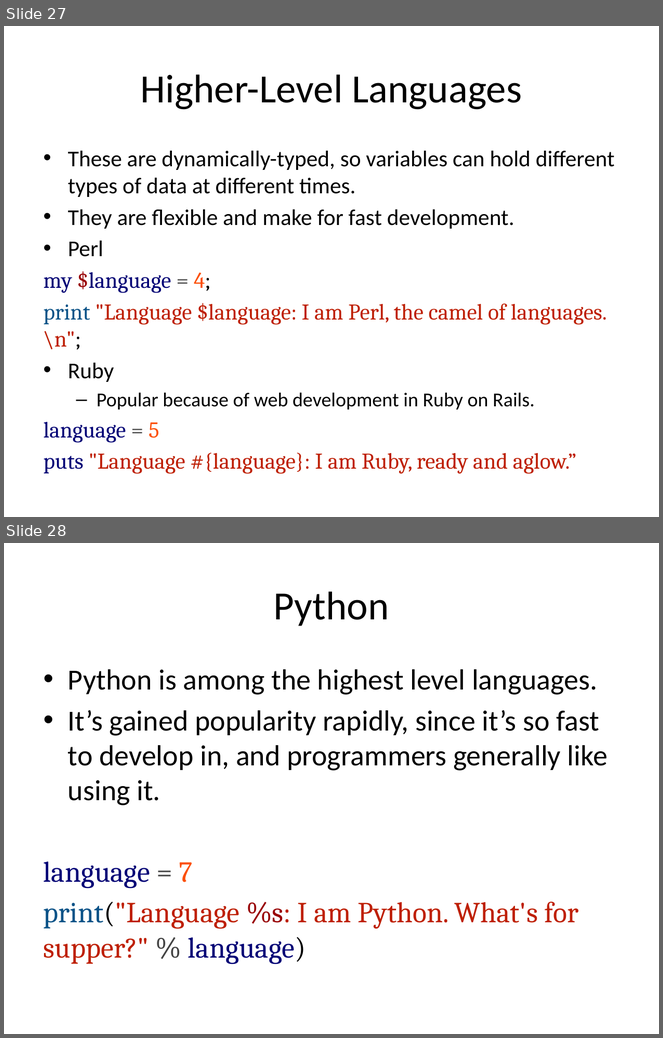
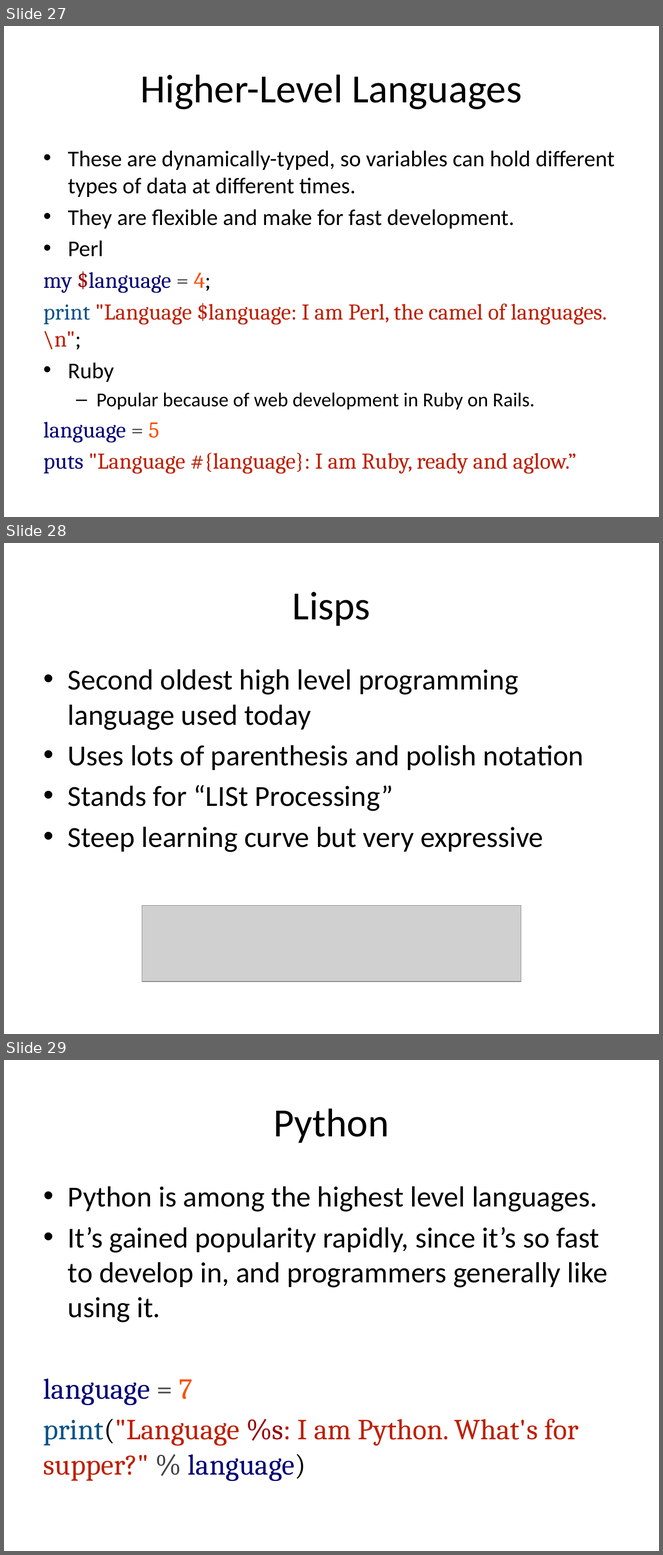
Before and after one commit to zengm71/Course-Overview, a slide deck: week_1/1.1 - 1.5 Intro to Python.pptx. Shown one above the other, each under a label of ours: slides 27 and 28 before the commit, slides 27, 28 and 29 after it. The pictures are 663x1038 and 663x1555 pixels, drawn with LibreOffice and Linux fonts; fonts in the diff are those of the drawing; grey boxes stand for pictures. Boxes give left, top, right and bottom in pixels: in the first picture for what was removed or moved away, otherwise in the second. Text is boxed around its words. In the diff, an @@ line names an element or a change of style, - is before the commit and + after.

Commit message:
updated languages

```diff
--- a/week_1/1.1 - 1.5 Intro to Python.pptx
+++ b/week_1/1.1 - 1.5 Intro to Python.pptx
@@ slide 28 added at [4,543,659,1034], background #FFFFFF @@
@@ title added at [293,592,371,626], 44 pt, text #000000 @@
+Lisps
@@ text added at [68,669,584,852], 32 pt, text #000000 @@
+• Second oldest high level programming language used today
+• Uses lots of parenthesis and polish notation
+• Stands for “LISt Processing”
+• Steep learning curve but very expressive
@@ picture added at [142,905,521,982] @@
@@ what was slide 28 is now slide 29 @@
```
Also in this commit, not shown: 2 slides changed.
